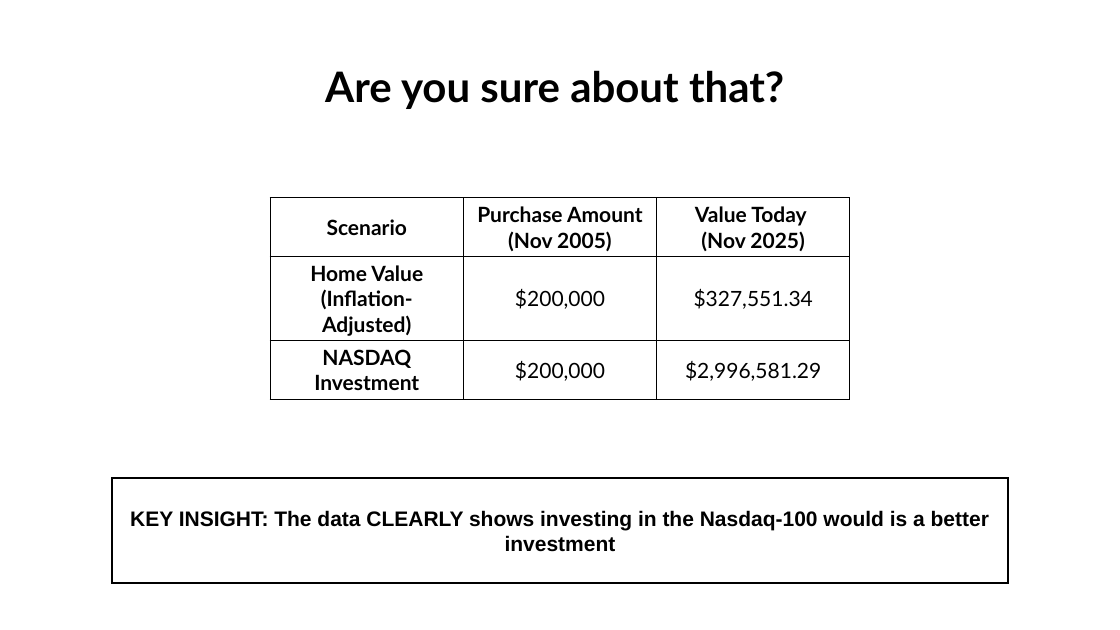
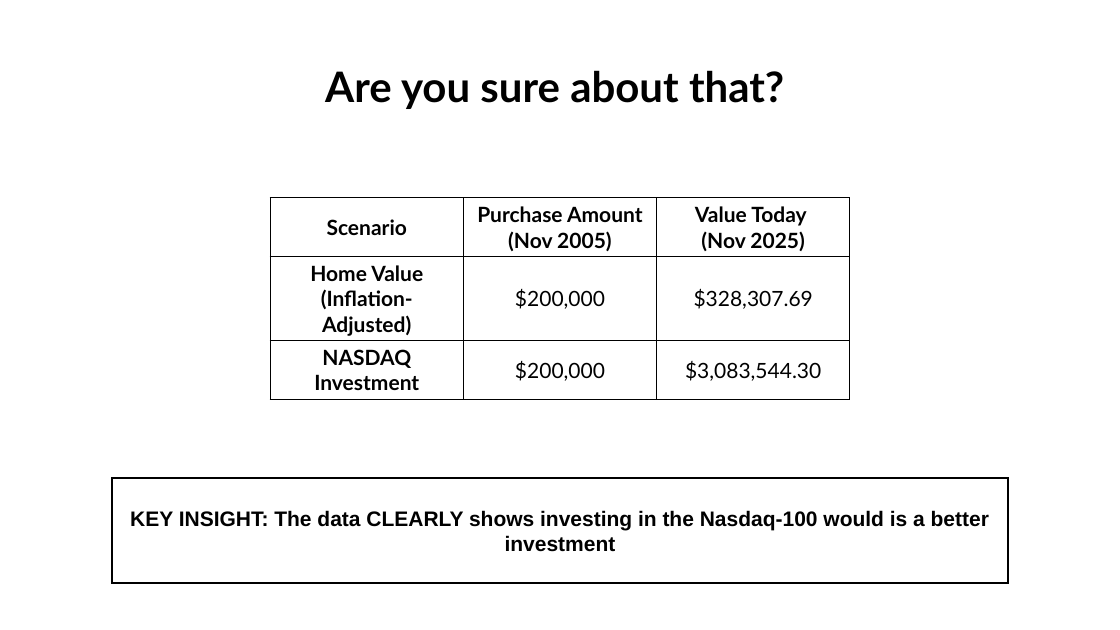
Before and after one commit to vlcosent/Investment_guid, a slide deck: slide 62 of PURCHASING_POWER_ANALYSIS_FINAL_CORRECTED_1.pptx. Drawn at 1120x630 pixels with LibreOffice and Linux fonts; fonts in the diff are those of the drawing. Boxes give left, top, right and bottom in pixels: in the first picture for what was removed or moved away, otherwise in the second. Text is boxed around its words. In the diff, an @@ line names an element or a change of style, - is before the commit and + after.

```diff
--- a/PURCHASING_POWER_ANALYSIS_FINAL_CORRECTED_1.pptx
+++ b/PURCHASING_POWER_ANALYSIS_FINAL_CORRECTED_1.pptx
@@ table at [271,198,850,394] @@
-row 2, column 3: $327,551.34
+row 2, column 3: $328,307.69
-row 3, column 3: $2,996,581.29
+row 3, column 3: $3,083,544.30
```
Also in this commit, not shown: 1 other file.
